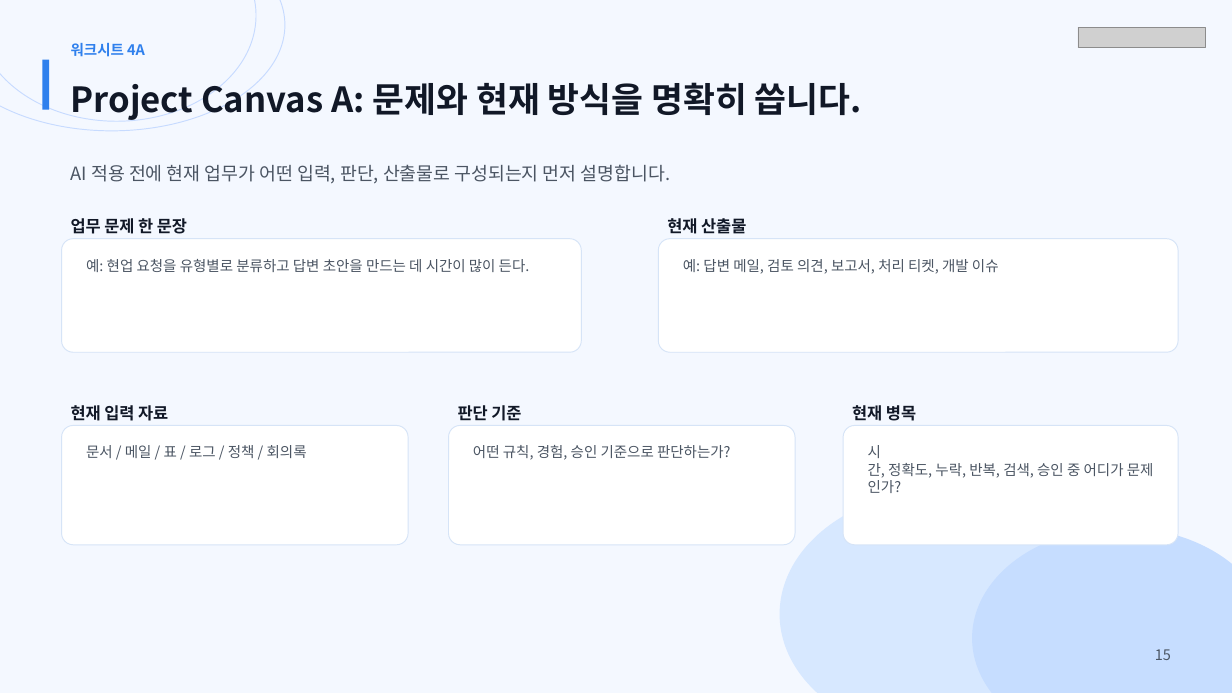
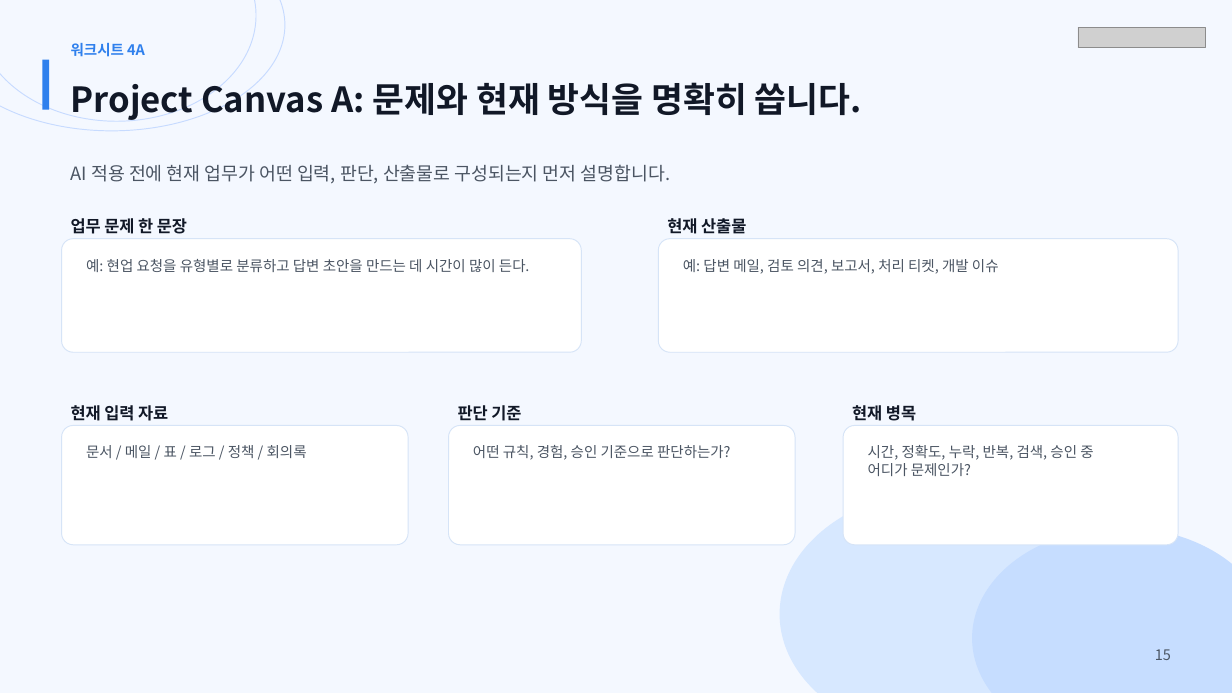
Before and after one commit to MagicecoleAI/shinsegae-ic-ai-native-workshop, a slide deck: slide 15 of outputs/shinsegae-ai4pm-0626-3h-workshop.pptx. Drawn at 1232x693 pixels with LibreOffice and Linux fonts; fonts in the diff are those of the drawing; grey boxes stand for pictures. Boxes give left, top, right and bottom in pixels: in the first picture for what was removed or moved away, otherwise in the second. Text is boxed around its words. In the diff, an @@ line names an element or a change of style, - is before the commit and + after.

Commit message:
Fix workshop slide text wrapping

```diff
--- a/outputs/shinsegae-ai4pm-0626-3h-workshop.pptx
+++ b/outputs/shinsegae-ai4pm-0626-3h-workshop.pptx
@@ text at (868, 445, 1093, 476): text changed @@
-시간, 정확도, 누락, 반복, 검색, 승인 중 어디가 문제인가?
+시간, 정확도, 누락, 반복, 검색, 승인 중
+어디가 문제인가?
```
Also in this commit, not shown: 18 other slides changed, 1 other file.
